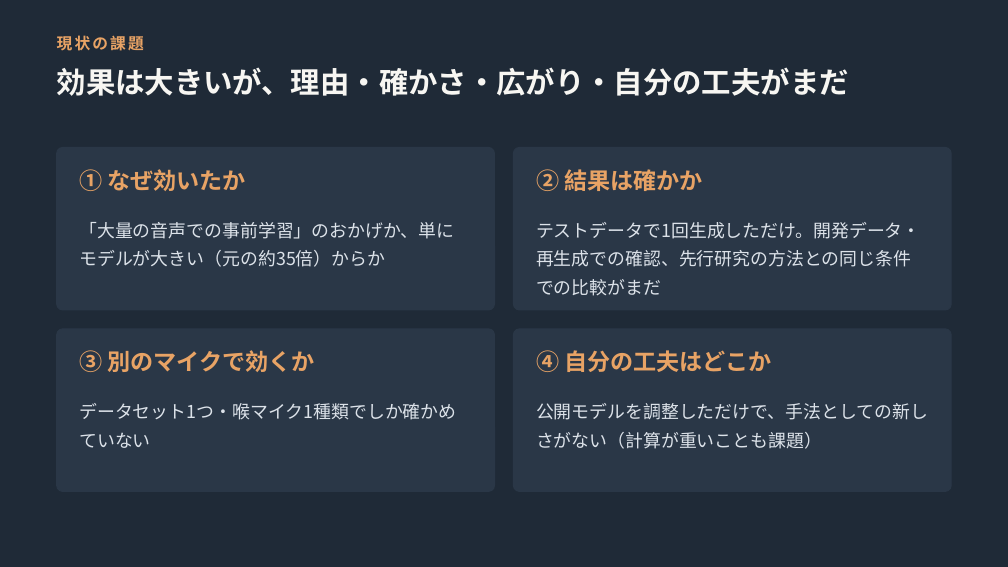
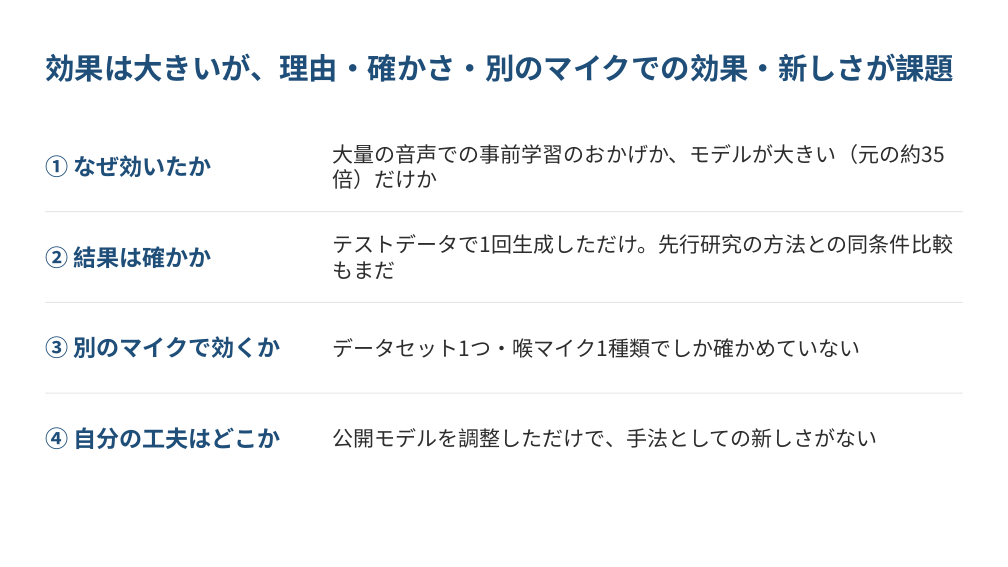
Before and after one commit to kasugayuji0716-art/bone-conduction-research, a slide deck: slide 5 of results/progress_slides_2026-10.pptx. Drawn at 1008x567 pixels with LibreOffice and Linux fonts; fonts in the diff are those of the drawing. Boxes give left, top, right and bottom in pixels: in the first picture for what was removed or moved away, otherwise in the second. Text is boxed around its words. In the diff, an @@ line names an element or a change of style, - is before the commit and + after.

```diff
--- a/results/progress_slides_2026-10.pptx
+++ b/results/progress_slides_2026-10.pptx
@@ background #1F2A37 to #FFFFFF @@
@@ text at [45,53,954,82]: text changed; size 15 to 28 pt; text colour #E8A365 to #1F4E79 @@
-現状の課題
+効果は大きいが、理由・確かさ・別のマイクでの効果・新しさが課題
@@ text removed at [57,67,849,96] @@
-効果は大きいが、理由・確かさ・広がり・自分の工夫がまだ
@@ text "① なぜ効いたか": place and size @@
-text "① なぜ効いたか" at [79,169,246,191]
+text "① なぜ効いたか" at [45,155,212,177]
@@ rounded rectangle removed at [57,147,495,310] @@
@@ vertical alignment top to middle in 4 elements at [333,428,878,448], [45,53,954,82], [333,234,953,279], [333,144,945,189] @@
@@ text at [333,144,945,189]: text changed; size 17 to 20 pt; text colour #DCE2E9 to #2D2D2D @@
-「大量の音声での事前学習」のおかげか、単にモデルが大きい（元の約35倍）からか
+大量の音声での事前学習のおかげか、モデルが大きい（元の約35倍）だけか
@@ rounded rectangle removed at [513,147,951,310] @@
@@ text "② 結果は確かか": place and size @@
-text "② 結果は確かか" at [536,169,702,191]
+text "② 結果は確かか" at [45,246,212,268]
@@ line added from (45, 212) to (963, 212), #E6E6E6 1 pt @@
@@ text at [333,234,953,279]: text changed; size 17 to 20 pt; text colour #DCE2E9 to #2D2D2D @@
-テストデータで1回生成しただけ。開発データ・再生成での確認、先行研究の方法との同じ条件での比較がまだ
+テストデータで1回生成しただけ。先行研究の方法との同条件比較もまだ
@@ text "③ 別のマイクで効くか": place and size @@
-text "③ 別のマイクで効くか" at [79,350,315,372]
+text "③ 別のマイクで効くか" at [45,336,281,358]
@@ line added from (45, 302) to (963, 302), #E6E6E6 1 pt @@
@@ rounded rectangle removed at [57,329,495,492] @@
@@ text "データセット1つ・喉マイク1種類でしか確かめていない": place and size @@
-text "データセット1つ・喉マイク1種類でしか確かめていない" at [79,403,456,420]
+text "データセット1つ・喉マイク1種類でしか確かめていない" at [333,338,861,358]
@@ text "データセット1つ・喉マイク1種類でしか確かめていない" at [333,338,861,358]: size 17 to 20 pt, text colour #DCE2E9 to #2D2D2D; line spacing 1.35 to 1; vertical alignment top to middle @@
@@ rounded rectangle removed at [513,329,951,492] @@
@@ text colour #E8A365 to #1F4E79; vertical alignment top to middle in 4 elements at [45,155,212,177], [45,336,281,358], [45,246,212,268], [45,427,281,449] @@
@@ text "④ 自分の工夫はどこか": place and size @@
-text "④ 自分の工夫はどこか" at [536,350,771,372]
+text "④ 自分の工夫はどこか" at [45,427,281,449]
@@ line added from (45, 393) to (963, 393), #E6E6E6 1 pt @@
@@ text at [333,428,878,448]: text changed; size 17 to 20 pt; text colour #DCE2E9 to #2D2D2D @@
-公開モデルを調整しただけで、手法としての新しさがない（計算が重いことも課題）
+公開モデルを調整しただけで、手法としての新しさがない
```
Also in this commit, not shown: 5 other slides changed, 2 slides added, 3 other files.
